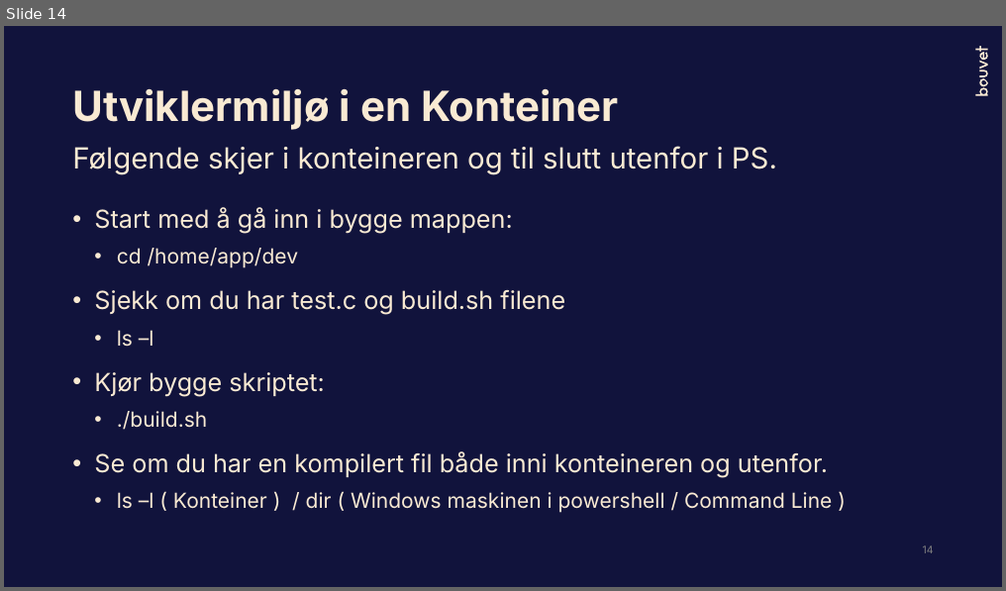
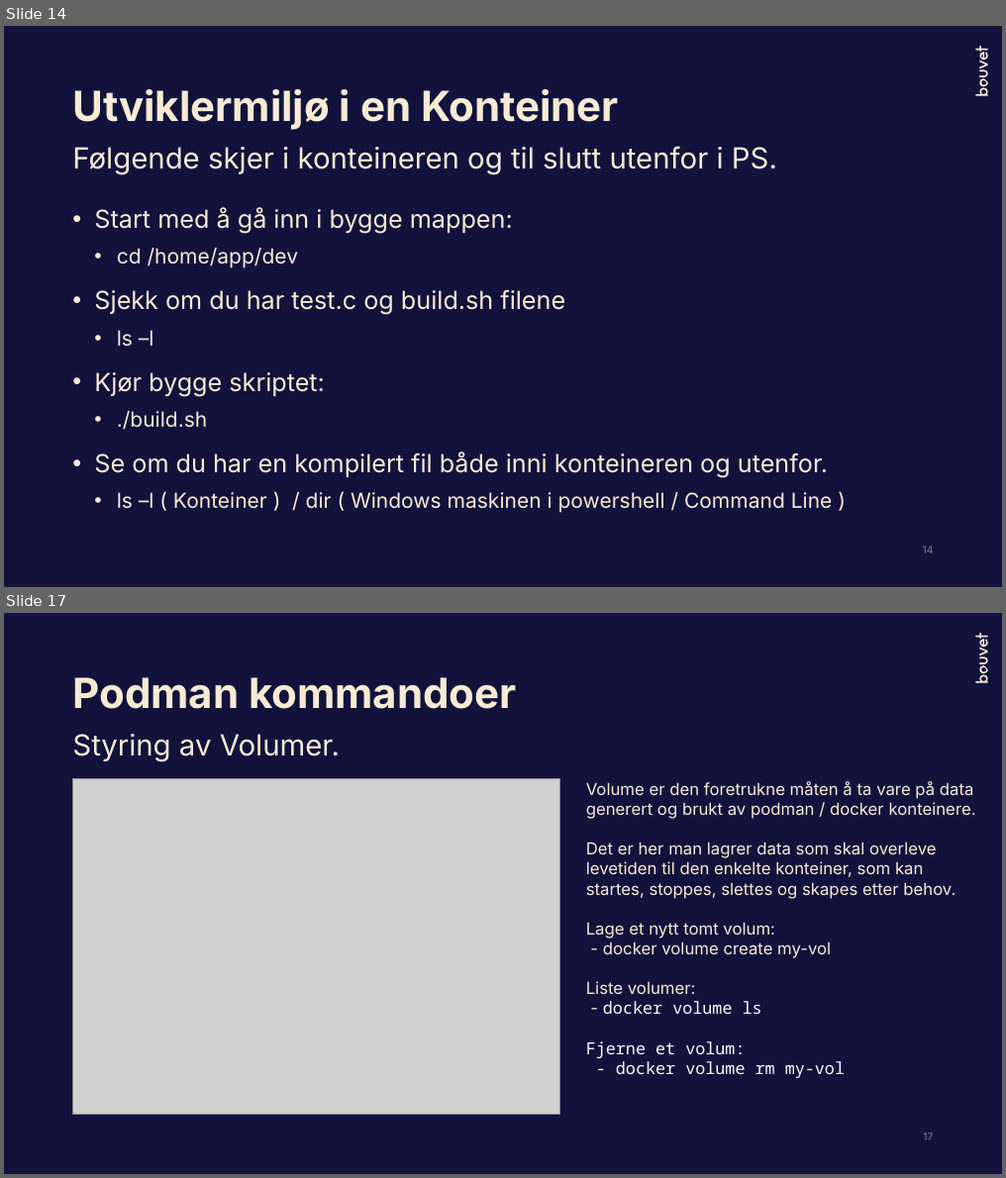
Before and after one commit to Bouvet-deler/container-workshop, a slide deck: part1/DockerWorkshop_Høsten2023.pptx. Shown one above the other, each under a label of ours: slide 14 before the commit, slides 14 and 17 after it; the slides between them are not shown. The pictures are 1006x591 and 1006x1178 pixels, drawn with LibreOffice and Linux fonts; fonts in the diff are those of the drawing; grey boxes stand for pictures. Boxes give left, top, right and bottom in pixels: in the first picture for what was removed or moved away, otherwise in the second. Text is boxed around its words. In the diff, an @@ line names an element or a change of style, - is before the commit and + after.

Commit message:
Oppdatert dokumentasjon med oppgave kommandoer

```diff
--- a/part1/DockerWorkshop_Høsten2023.pptx
+++ b/part1/DockerWorkshop_Høsten2023.pptx
@@ slide 17 added at (x1=4, y1=613, x2=1002, y2=1174), background #11133C; not listed: 3 template elements that a slide beside it also shows @@
@@ title added at (x1=72, y1=677, x2=516, y2=709), 40 pt, text #F9EAD3, bold @@
+Podman kommandoer
@@ text added at (x1=72, y1=734, x2=340, y2=762), 28 pt, text #F9EAD3 @@
+Styring av Volumer.
@@ picture added at (x1=73, y1=779, x2=560, y2=1115) @@
@@ text added at (x1=586, y1=781, x2=976, y2=1078), 16 pt, text #F9EAD3 @@
+Volume er den foretrukne måten å ta vare på data generert og brukt av podman / docker konteinere.
+Det er her man lagrer data som skal overleve levetiden til den enkelte konteiner, som kan startes, stoppes, slettes og skapes etter behov.
+Lage et nytt tomt volum:
+- docker volume create my-vol
+Liste volumer:
+- docker volume ls
+Fjerne et volum:
+- docker volume rm my-vol
@@ page number added at (x1=923, y1=1133, x2=933, y2=1141), 10 pt, text #808080 @@
+17
```
Also in this commit, not shown: 1 slide changed, 6 other slides added, 1 other file.
